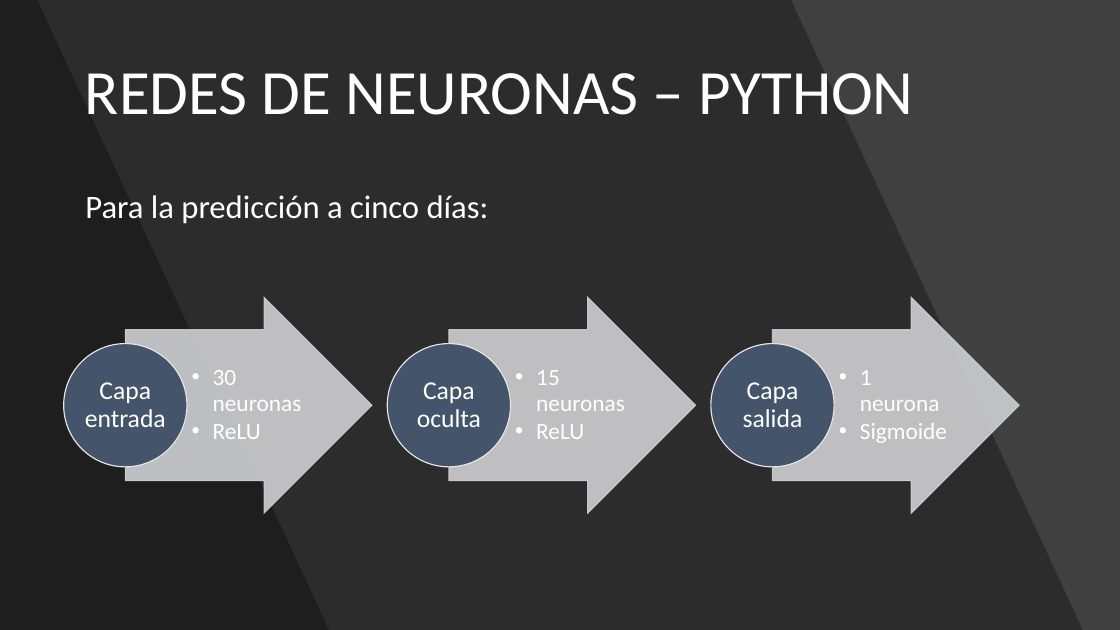
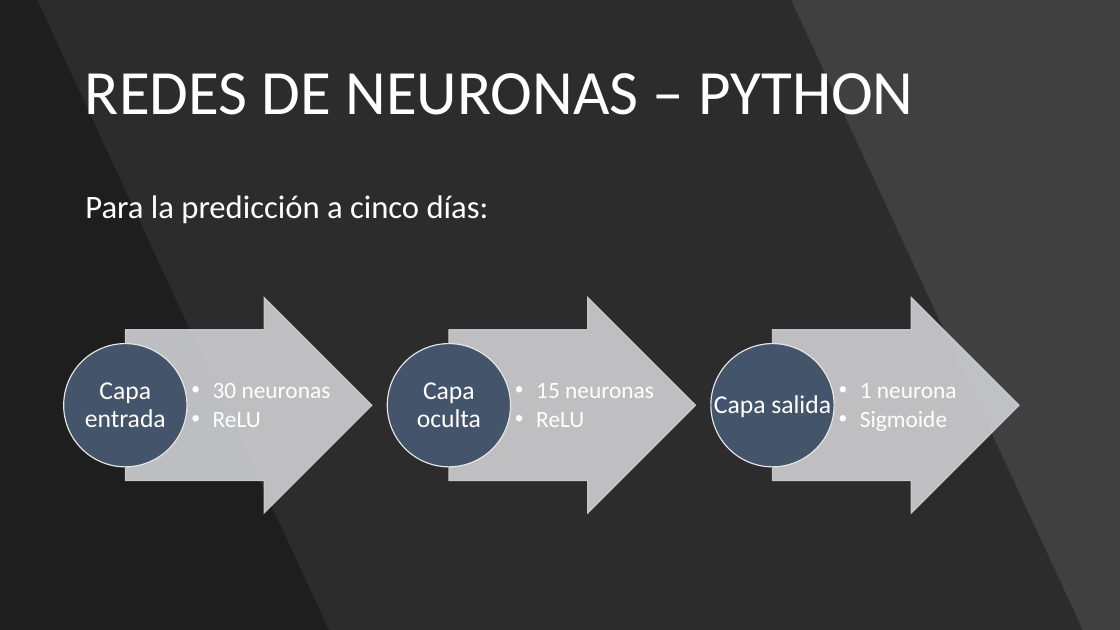
Before and after one commit to adrigrillo/IBEXPredictor, a slide deck: slide 18 of docs/PresentacionFinal.pptx (slide 16 before the commit). Drawn at 1120x630 pixels with LibreOffice and Linux fonts; fonts in the diff are those of the drawing; background and template pictures are left out. Boxes give left, top, right and bottom in pixels: in the first picture for what was removed or moved away, otherwise in the second. Text is boxed around its words. In the diff, an @@ line names an element or a change of style, - is before the commit and + after.

```diff
--- a/docs/PresentacionFinal.pptx
+++ b/docs/PresentacionFinal.pptx
@@ text "30 neuronas": place and size @@
-text "30 neuronas" at box(213, 370, 302, 439)
+text "30 neuronas" at box(213, 383, 331, 427)
@@ text "15 neuronas": place and size @@
-text "15 neuronas" at box(536, 370, 625, 439)
+text "15 neuronas" at box(536, 383, 654, 427)
@@ bullet • to •• in 3 elements at box(213, 383, 331, 427), box(536, 383, 654, 427), box(860, 383, 957, 431) @@
@@ text "1 neurona": place and size @@
-text "1 neurona" at box(860, 370, 947, 443)
+text "1 neurona" at box(860, 383, 957, 431)
@@ text "Capa salida" rewrapped from box(743, 382, 803, 427) to box(714, 395, 831, 417) @@
```
Also in this commit, not shown: 3 other slides changed, 2 slides added.
